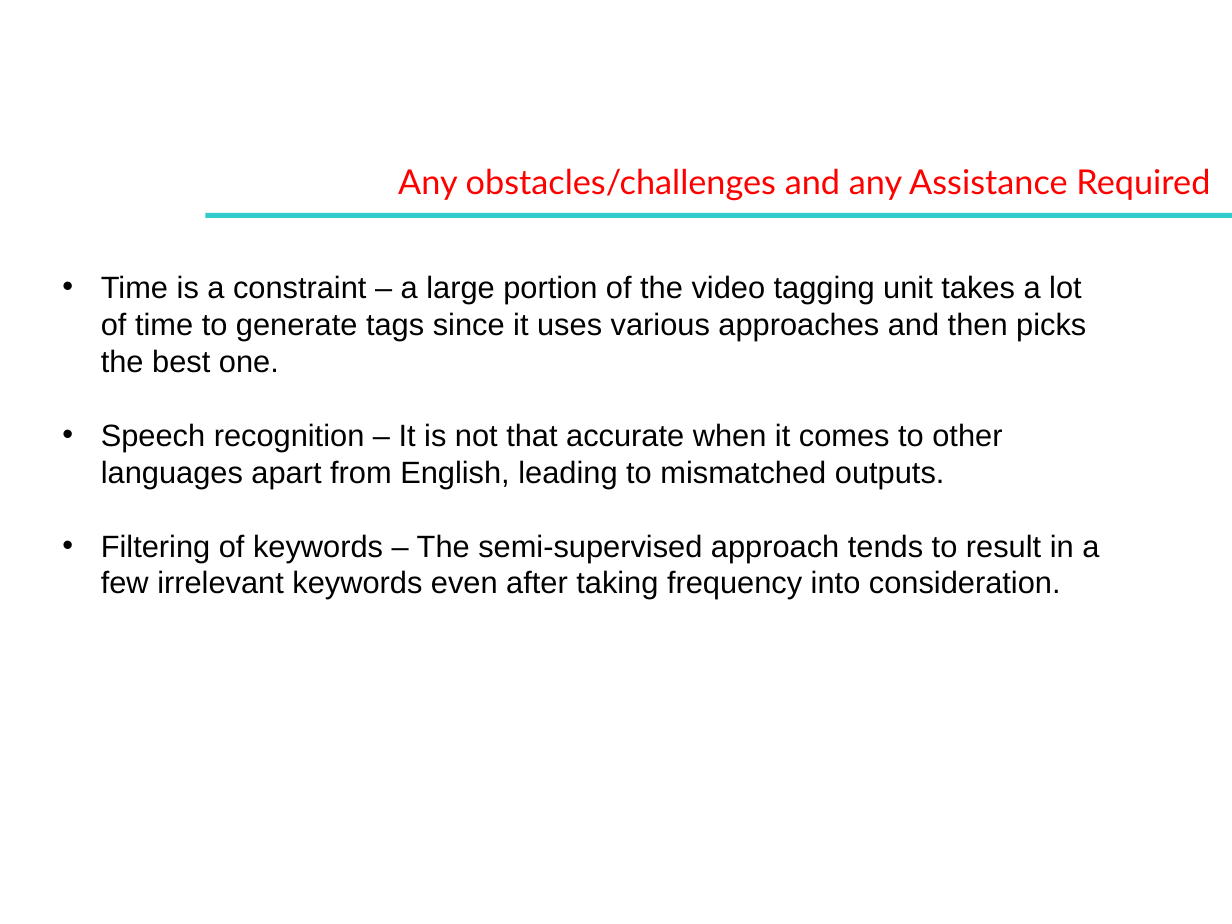
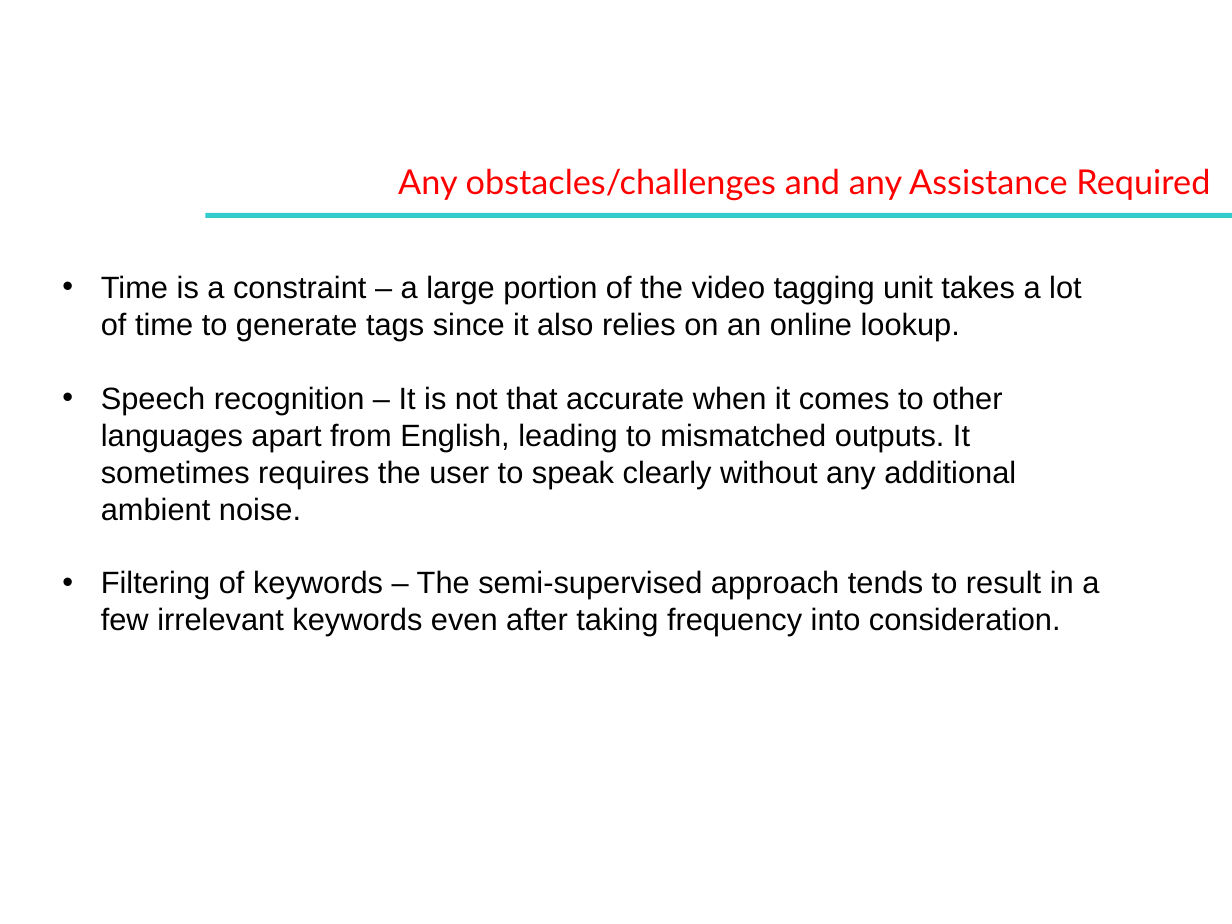
Before and after one commit to aditeyabaral/natural-language-database-querying, a slide deck: slide 6 of Presentation/Intel Contest_template.pptx (slide 5 before the commit). Drawn at 1232x924 pixels with LibreOffice and Linux fonts; fonts in the diff are those of the drawing; background and template pictures are left out. Boxes give left, top, right and bottom in pixels: in the first picture for what was removed or moved away, otherwise in the second. Text is boxed around its words. In the diff, an @@ line names an element or a change of style, - is before the commit and + after.

```diff
--- a/Presentation/Intel Contest_template.pptx
+++ b/Presentation/Intel Contest_template.pptx
@@ text at [101, 275, 1081, 521]: text changed @@
-• Time is a constraint – a large portion of the video tagging unit takes a lot of time to generate tags since it uses various approaches and then picks the best one.
-• Speech recognition – It is not that accurate when it comes to other languages apart from English, leading to mismatched outputs.
+• Time is a constraint – a large portion of the video tagging unit takes a lot of time to generate tags since it also relies on an online lookup.
+• Speech recognition – It is not that accurate when it comes to other languages apart from English, leading to mismatched outputs. It sometimes requires the user to speak clearly without any additional ambient noise.
```
Also in this commit, not shown: 4 other slides changed, 1 slide added, 1 other file.
